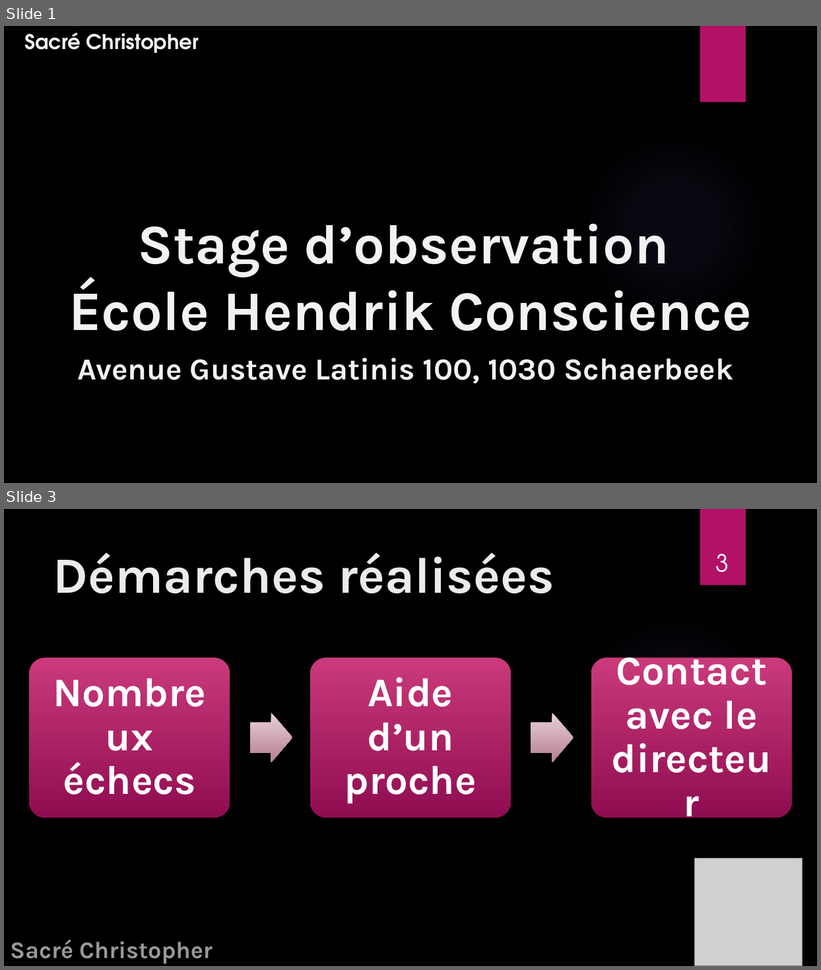
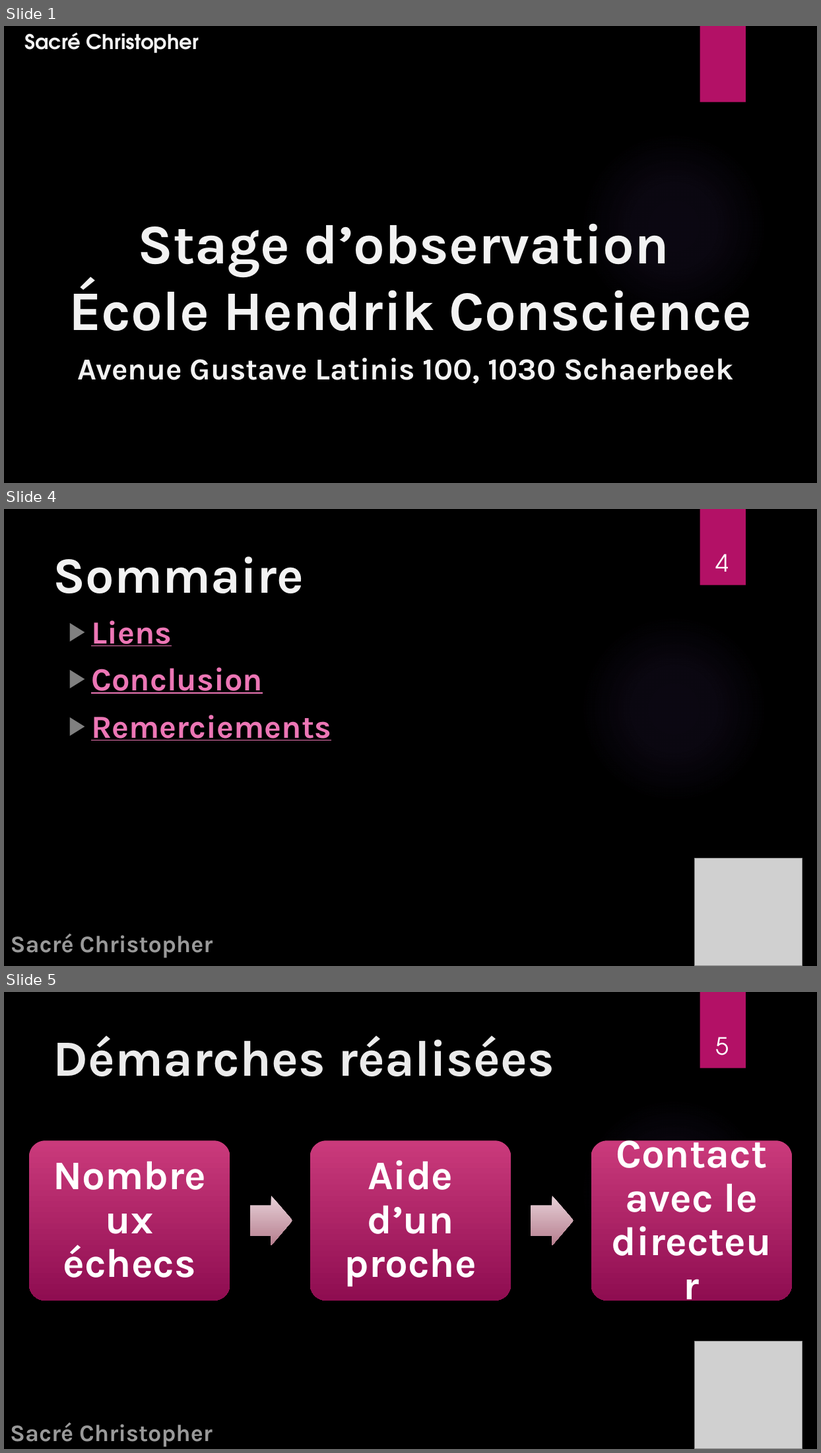
Before and after one commit to TheYoungSensei/Synthese_2BIN, a slide deck: Synthèse Stage d'observation/[Défense Stage][Sacré Christopher].pptx. Shown one above the other, each under a label of ours: slides 1 and 3 before the commit, slides 1, 4 and 5 after it; the slides between them are not shown. The pictures are 821x970 and 821x1453 pixels, drawn with LibreOffice and Linux fonts; fonts in the diff are those of the drawing; grey boxes stand for pictures; background and template pictures are left out. Boxes give left, top, right and bottom in pixels: in the first picture for what was removed or moved away, otherwise in the second. Text is boxed around its words. In the diff, an @@ line names an element or a change of style, - is before the commit and + after.

```diff
--- a/Synthèse Stage d'observation/[Défense Stage][Sacré Christopher].pptx
+++ b/Synthèse Stage d'observation/[Défense Stage][Sacré Christopher].pptx
@@ slide 4 added at bbox=[4, 509, 817, 966], background picture (left out); not listed: 2 template elements that a slide beside it also shows @@
@@ title added at bbox=[54, 557, 304, 593], 60 pt, text #F2F2F2, bold @@
+Sommaire
@@ page number added at bbox=[715, 554, 729, 572], 28 pt, text #FFFFFF @@
+4
@@ text added at bbox=[91, 621, 331, 741], 38 pt, text #EC76B5, bold, underline @@
+▶ Liens
+▶ Conclusion
+▶ Remerciements
@@ picture added at bbox=[694, 859, 803, 966] @@
@@ text added at bbox=[11, 934, 213, 958], 28 pt, text #FFFFFF at 60% opacity, bold @@
+Sacré Christopher
@@ what was slide 3 is now slide 5 @@
@@ page number at bbox=[715, 1037, 729, 1055]: text changed @@
-3
+5
```
Also in this commit, not shown: 4 slides changed, 2 other slides added, 17 other files.
